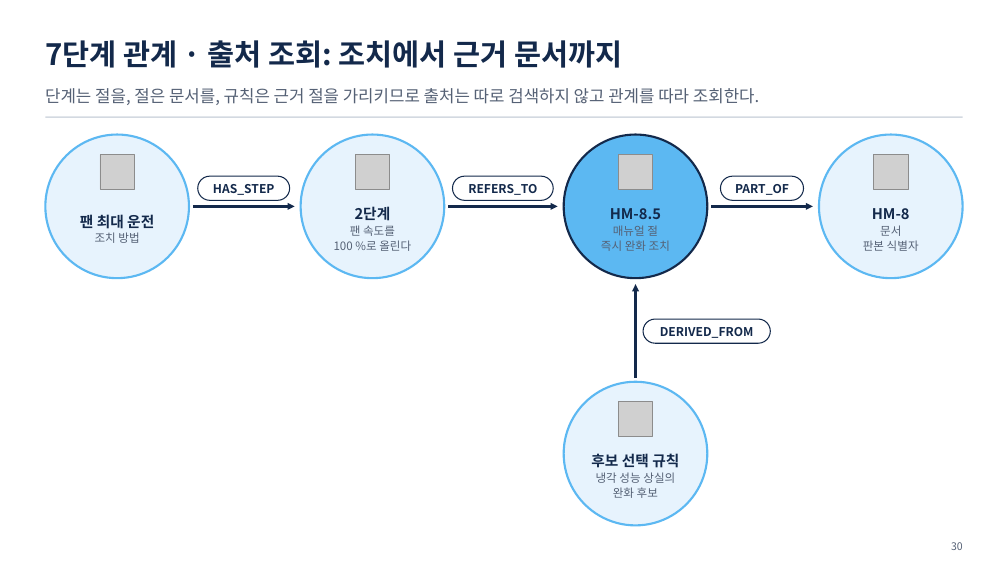
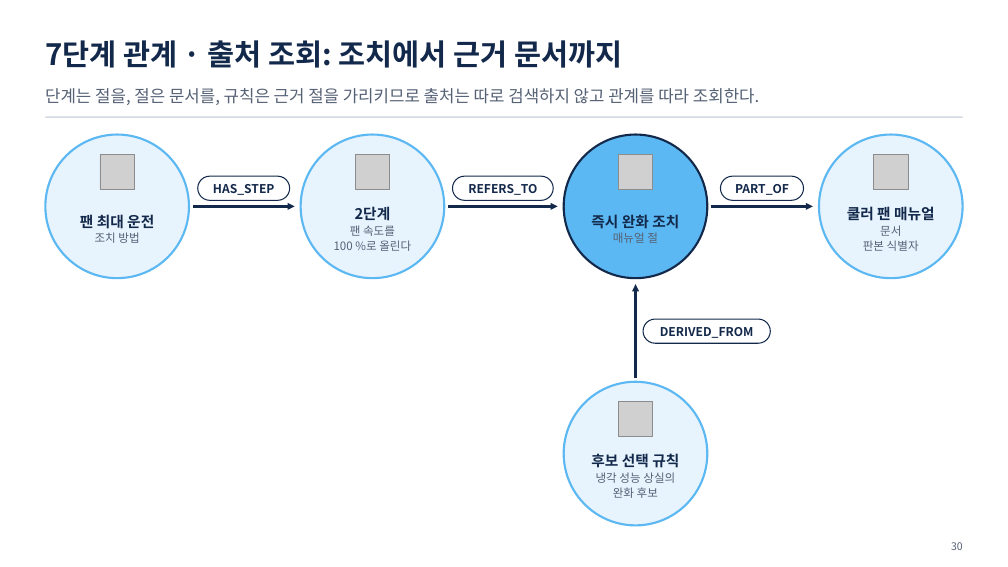
Before and after one commit to uengine-oss/hyd-iot-edu, a slide deck: slide 30 of 산출물/통합반/이론/04회차/통합반_04일차.pptx. Drawn at 1008x567 pixels with LibreOffice and Linux fonts; fonts in the diff are those of the drawing; grey boxes stand for pictures. Boxes give left, top, right and bottom in pixels: in the first picture for what was removed or moved away, otherwise in the second. Text is boxed around its words. In the diff, an @@ line names an element or a change of style, - is before the commit and + after.

```diff
--- a/산출물/통합반/이론/04회차/통합반_04일차.pptx
+++ b/산출물/통합반/이론/04회차/통합반_04일차.pptx
@@ text at box(847, 206, 935, 221): text changed @@
-HM-8
+쿨러 팬 매뉴얼
@@ text at box(591, 214, 679, 229): text changed @@
-HM-8.5
+즉시 완화 조치
@@ text at box(601, 240, 670, 251): paragraph removed @@
-즉시 완화 조치
```
Also in this commit, not shown: 24 other slides changed, 5 other files.
